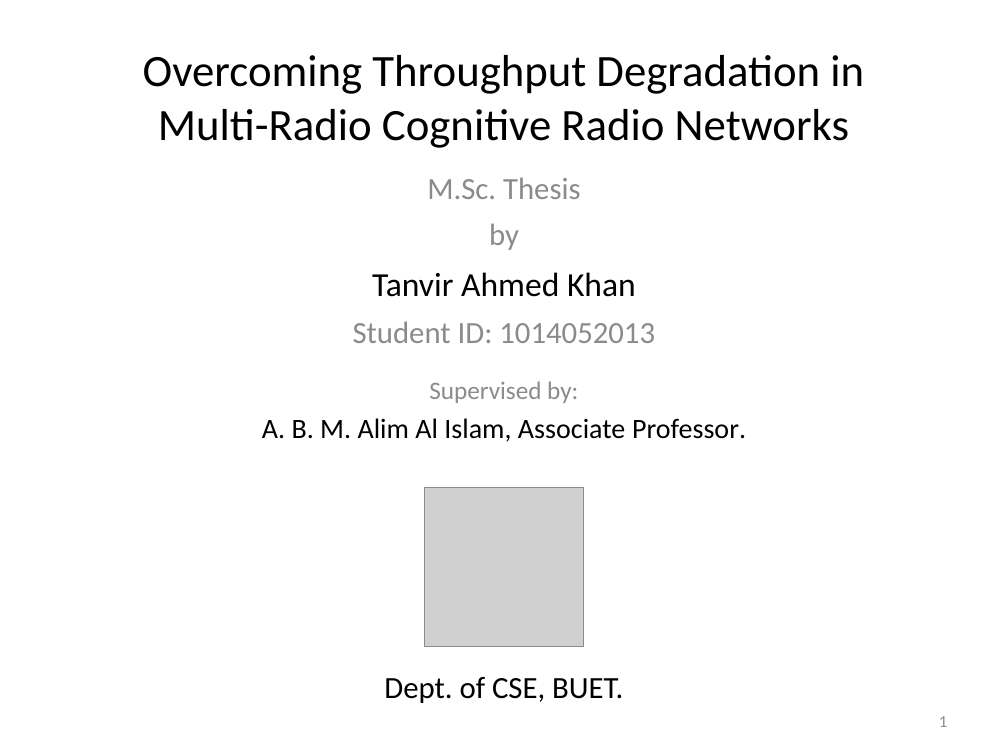
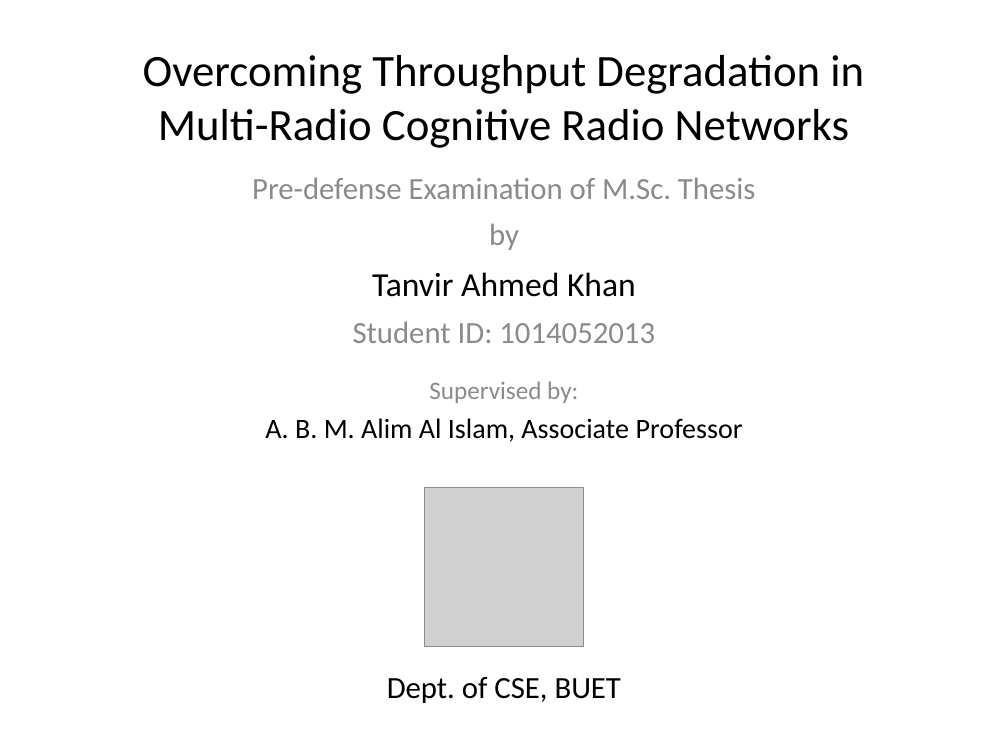
Before and after one commit to takhandipu/MSThesisPresentation, a slide deck: slide 1 of draft.pptx. Drawn at 1008x756 pixels with LibreOffice and Linux fonts; fonts in the diff are those of the drawing; grey boxes stand for pictures. Boxes give left, top, right and bottom in pixels: in the first picture for what was removed or moved away, otherwise in the second. Text is boxed around its words. In the diff, an @@ line names an element or a change of style, - is before the commit and + after.

```diff
--- a/draft.pptx
+++ b/draft.pptx
@@ subtitle at [252, 177, 756, 199]: text changed @@
-M.Sc. Thesis
+Pre-defense Examination of M.Sc. Thesis
@@ text at [265, 418, 743, 442]: text changed @@
-A. B. M. Alim Al Islam, Associate Professor.
+A. B. M. Alim Al Islam, Associate Professor
@@ text at [387, 677, 621, 703]: text changed @@
-Dept. of CSE, BUET.
+Dept. of CSE, BUET
@@ page number removed at [939, 716, 947, 727] @@
-1
```
Also in this commit, not shown: 17 other slides changed, 1 slide added, 1 other file.
